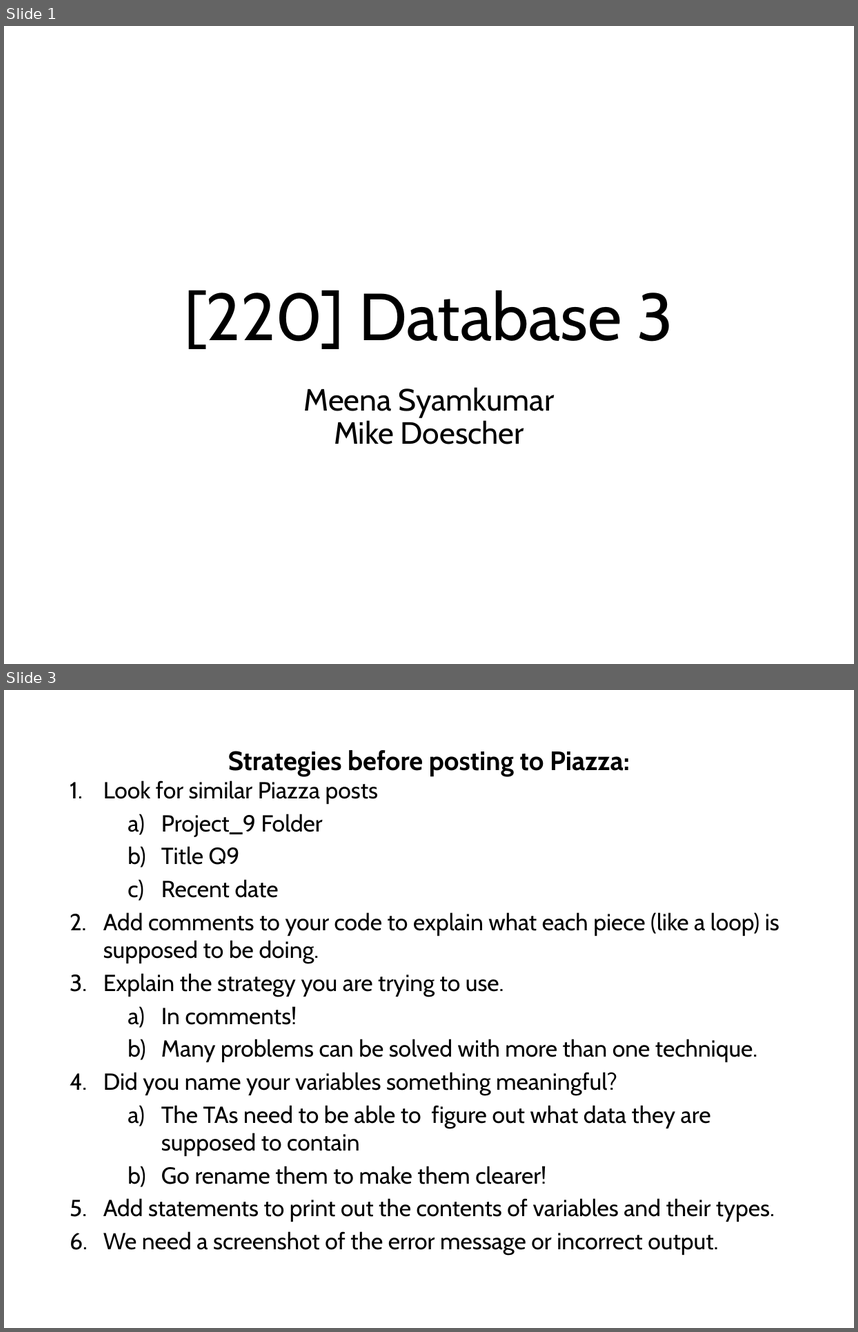
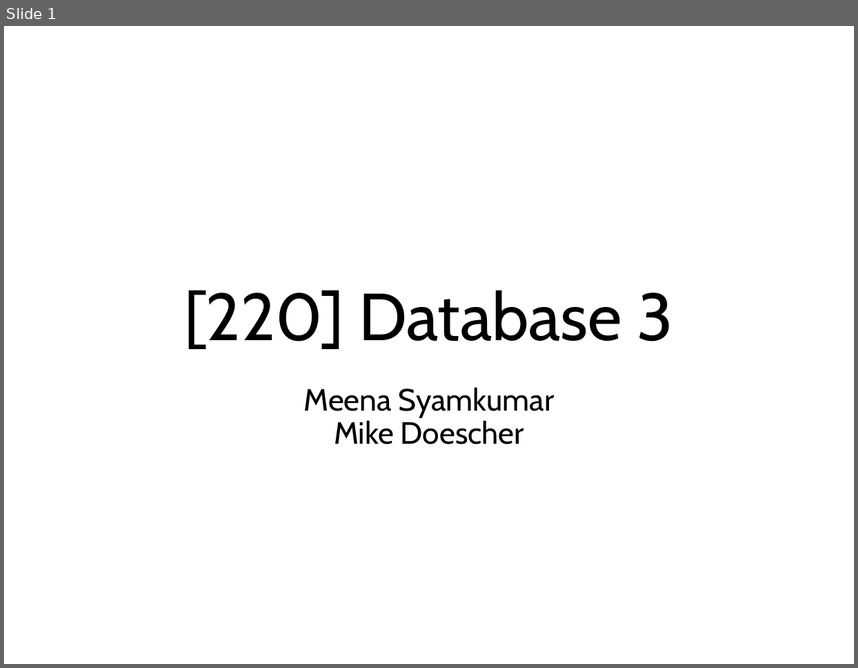
Before and after one commit to tylerharter/caraza-harter-com, a slide deck: tyler/meena/cs220/s20/materials/lec_37_S20.pptx. Shown one above the other, each under a label of ours: slides 1 and 3 before the commit, slide 1 after it; the slides between them are not shown. The pictures are 858x1332 and 858x668 pixels, drawn with LibreOffice and Linux fonts; fonts in the diff are those of the drawing. Boxes give left, top, right and bottom in pixels: in the first picture for what was removed or moved away, otherwise in the second. Text is boxed around its words. In the diff, an @@ line names an element or a change of style, - is before the commit and + after.

```diff
--- a/tyler/meena/cs220/s20/materials/lec_37_S20.pptx
+++ b/tyler/meena/cs220/s20/materials/lec_37_S20.pptx
@@ slide 3 removed at bbox=[4, 690, 854, 1328], background #FFFFFF @@
@@ text removed at bbox=[103, 750, 780, 1254] @@
-Strategies before posting to Piazza:
-1. Look for similar Piazza posts
-    a) Project_9 Folder
-    b) Title Q9
-    c) Recent date
-2. Add comments to your code to explain what each piece (like a loop) is supposed to be doing.
-3. Explain the strategy you are trying to use.
-    a) In comments!
-    b) Many problems can be solved with more than one technique.
-4. Did you name your variables something meaningful?
-    a) The TAs need to be able to figure out what data they are supposed to contain
-    b) Go rename them to make them clearer!
-5. Add statements to print out the contents of variables and their types.
-6. We need a screenshot of the error message or incorrect output.
```
Also in this commit, not shown: 1 slide changed, 9 slides added, 4 other slides removed, 6 other files.
